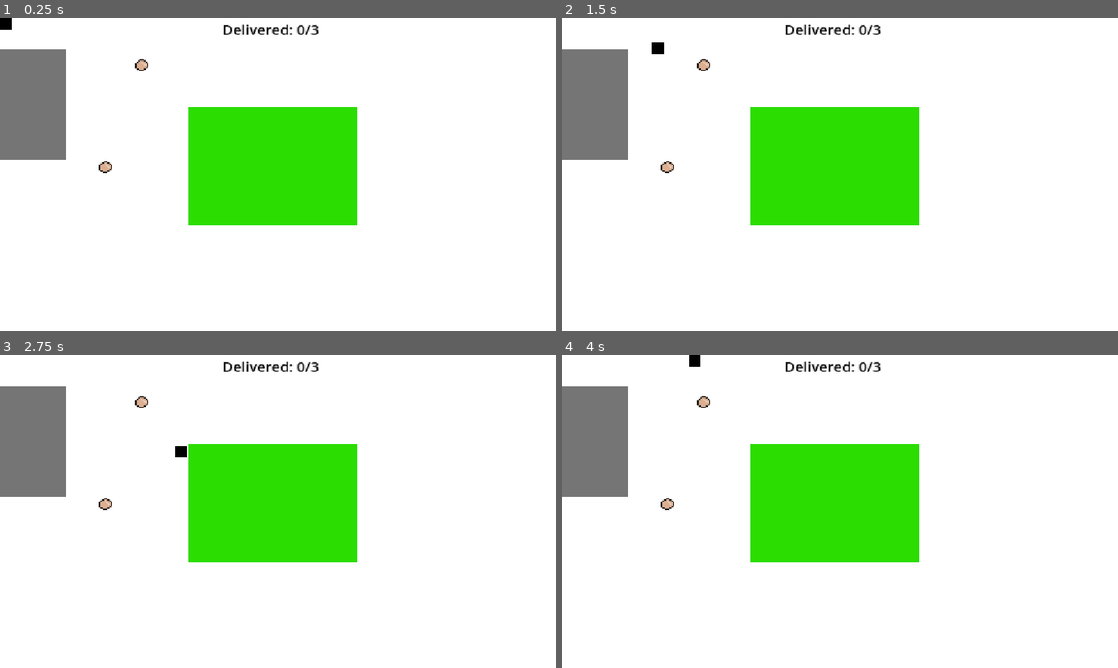
Above: before the commit, frames 1-4 (two rows, left to right).
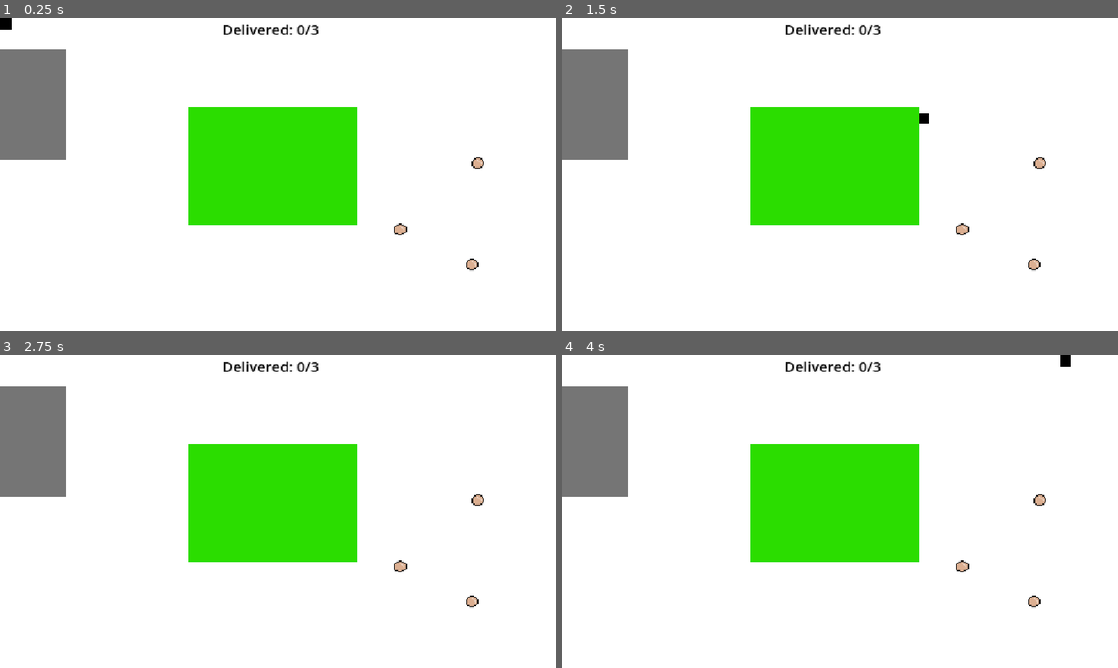
Above: after the commit, the same moments.

Repository: HarisKhanFr/dont-wake-the-giant
Game: Godot game, scene res://main.tscn
The game is run twice, just before and just after one commit, with the same random seed, the same clock (stepped at 60 frames per second) and the same inputs.
Inputs:
- Up to frame 1 (0.25 s): no input
- Up to frame 2 (1.5 s): tap Enter at 0.5 s; hold D (move_right) 0.53-1.28 s; tap E (drop) at 0.6, 1.35 s; hold S (move_down) from 1.28 s (still down)
- Up to frame 3 (2.75 s): release S (move_down) at 2.03 s; hold D (move_right) from 2.03 s (still down); tap E (drop) at 2.1 s
- Up to frame 4 (4 s): release D (move_right) at 2.78 s; hold W (move_up) 2.78-3.53 s; tap E (drop) at 2.85, 3.6 s; hold A (move_left) from 3.53 s (still down)

The runs differ from the first frame. In frame 1, 0.4% of the frame differs, in the area x 17-87%, y 13-81%; in frame 2, 0.5%; in frame 3, 0.4%; in frame 4, 0.5%, in the area x 17-92%, y 0-81%.

Commit message:
Add random food spawns and win screen

Diff:
--- a/dont-wake-the-giant/main.gd
+++ b/dont-wake-the-giant/main.gd
@@ -3,13 +3,24 @@
 @export var awakeFor: float = 1.0 #how long the giant is awake for
 @export var sleepFor: float = 5.0 #sleep duration of the giant
 var dropped_food_scene: PackedScene = preload("res://dropped_food.tscn")
+var item_scene: PackedScene = preload("res://item.tscn")
 var delivered_count: int = 0
 var is_awake: bool = false #keeps track of giants sleep status
 
 # Called when the node enters the scene tree for the first time.
 func _ready() -> void:
-	pass # Replace with function body.
-
+	var spawn_size = $ItemSpawnArea/CollisionShape2D.shape.size
+	var spawn_center = $ItemSpawnArea/CollisionShape2D.global_position
+	var left_edge = spawn_center.x - spawn_size.x / 2 + 20
+	var right_edge = spawn_center.x + spawn_size.x / 2 - 20
+	var top_edge = spawn_center.y - spawn_size.y / 2 + 20
+	var bottom_edge = spawn_center.y + spawn_size.y / 2 - 20
+	for i in range(3):
+		var new_item = item_scene.instantiate()
+		$SpawnedItems.add_child(new_item)
+		var random_x = randf_range(left_edge, right_edge)
+		var random_y = randf_range(top_edge, bottom_edge)
+		new_item.global_position = Vector2(random_x, random_y)
 
 # Called every frame. 'delta' is the elapsed time since the previous frame.
 func _process(delta: float) -> void:
@@ -40,7 +51,12 @@
 		$DeliveredItems.add_child(new_food)
 		new_food.global_position = $Player.global_position
 		$UI/ScoreLabel.text = "Delivered: " + str(delivered_count) + "/3"
-		print(delivered_count)
+		if delivered_count == 3:
+			$UI/WinLabel.visible = true
+			_pauseGame()
+			if Input.is_action_just_pressed("restart"):
+				get_tree().reload_current_scene()
+				_restartGame()
 
 func _on_giant_timer_timeout() -> void:
 	if is_awake:
--- a/dont-wake-the-giant/main.tscn
+++ b/dont-wake-the-giant/main.tscn
@@ -2,11 +2,13 @@
 
 [ext_resource type="Script" uid="uid://dm0hcsd1blaff" path="res://main.gd" id="1_0xm2m"]
 [ext_resource type="PackedScene" uid="uid://bgm5stcd40yvc" path="res://player.tscn" id="1_ig7tw"]
-[ext_resource type="PackedScene" uid="uid://bmcjpndeoui7m" path="res://item.tscn" id="3_1bvp3"]
 [ext_resource type="Texture2D" uid="uid://df0mhpv817fob" path="res://New Piskel.png" id="3_h2yge"]
 
 [sub_resource type="RectangleShape2D" id="RectangleShape2D_mghdt"]
 size = Vector2(137, 231)
+
+[sub_resource type="RectangleShape2D" id="RectangleShape2D_5kaua"]
+size = Vector2(282, 512)
 
 [node name="Main" type="Node2D" unique_id=536632652]
 script = ExtResource("1_0xm2m")
@@ -30,7 +32,7 @@
 shape = SubResource("RectangleShape2D_mghdt")
 
 [node name="Player" parent="." unique_id=2018673414 instance=ExtResource("1_ig7tw")]
-speed = 250
+speed = 982
 
 [node name="Giant" type="ColorRect" parent="." unique_id=1373639065]
 offset_left = 390.0
@@ -56,6 +58,16 @@
 theme_override_font_sizes/font_size = 80
 text = "Caught! Press R to retry"
 
+[node name="WinLabel" type="Label" parent="UI" unique_id=667160249]
+visible = false
+offset_left = 129.0
+offset_top = 267.0
+offset_right = 1038.0
+offset_bottom = 377.0
+theme_override_colors/font_color = Color(0, 0, 0, 1)
+theme_override_font_sizes/font_size = 80
+text = "You win! Press R to retry"
+
 [node name="DropPrompt" type="Label" parent="UI" unique_id=305239745]
 visible = false
 offset_left = 293.0
@@ -75,22 +87,25 @@
 theme_override_font_sizes/font_size = 30
 text = "Delivered: 0/3"
 
-[node name="Item" parent="." unique_id=257131394 instance=ExtResource("3_1bvp3")]
-position = Vector2(293, 98)
-
 [node name="DroppedFood" type="Sprite2D" parent="." unique_id=486134467]
 visible = false
 position = Vector2(-15.000005, -17.999994)
 scale = Vector2(0.683, 0.692)
 texture = ExtResource("3_h2yge")
 
-[node name="Item2" parent="." unique_id=409955613 instance=ExtResource("3_1bvp3")]
-position = Vector2(218, 309)
+[node name="DeliveredItems" type="Node2D" parent="." unique_id=1024103387]
 
-[node name="DeliveredItems" type="Node2D" parent="." unique_id=1024103387]
+[node name="ItemSpawnArea" type="Area2D" parent="." unique_id=241197057]
+position = Vector2(920, 324)
+monitoring = false
+monitorable = false
+
+[node name="CollisionShape2D" type="CollisionShape2D" parent="ItemSpawnArea" unique_id=285195371]
+position = Vector2(11, 6)
+shape = SubResource("RectangleShape2D_5kaua")
+
+[node name="SpawnedItems" type="Node2D" parent="." unique_id=1434024517]
 
 [connection signal="body_entered" from="MouseHole" to="." method="_on_mouse_hole_body_entered"]
 [connection signal="body_exited" from="MouseHole" to="." method="_on_mouse_hole_body_exited"]
 [connection signal="timeout" from="GiantTimer" to="." method="_on_giant_timer_timeout"]
-[connection signal="body_entered" from="Item" to="." method="_on_item_body_entered"]
-[connection signal="body_exited" from="Item" to="." method="_on_item_body_exited"]
